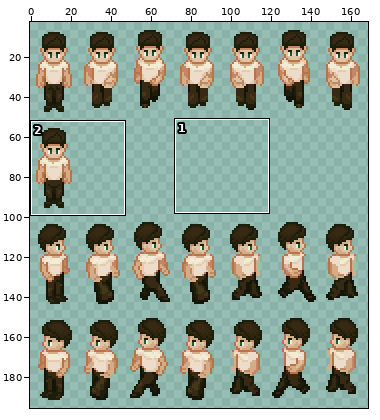
Pixel-art file: Assets/character/Main Character/character_animations.aseprite. The picture above shows the old version from afar; the outline marks the close-up.
Close-up. Earlier state:
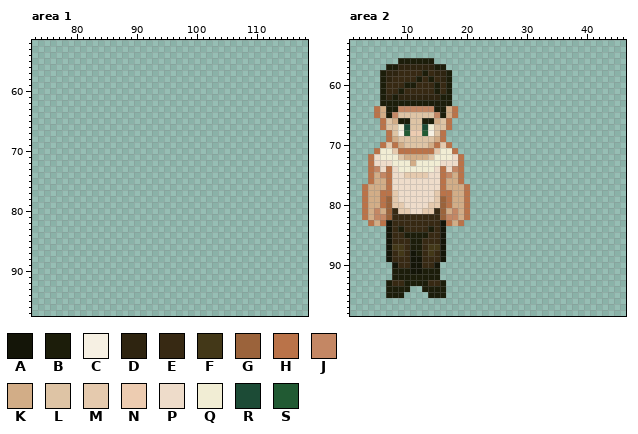
240x240 pixels, 1 frame. Colours within 5 levels of each other are drawn and written as one. Shown: area 1: x 73..118, y 52..97; area 2: x 1..46, y 53..98. The wide view leaves out empty margins. The commit also changed other parts of the picture, which this record leaves out.
Palette (. is transparent): A #141508  B #1c1d0a  C #f6f0e3  D #2e2410  E #372913  F #433818  G #9b633b  H #ba7349  J #c48764  K #d2ad87  L #dec4a5  M #e5caae  N #edccb1  P #eedcca  Q #f1edd4  R #1c4b36  S #215a33
Pixels before, area 2, first column x 3:
56 ......BBBBBB......
57 ....BBDDDDDDBB....
58 ...BDDEEEEBEDDB...
59 ...BDEEEEBEBEDB...
60 ...BEEEBBEEEBEB...
61 ...BEEBEEEEEBEB...
62 ...BDBDDDDDDDBB...
63 ...BBBBBBBBBBBB...
64 ..HKBBJJJJJJBBKH..
65 ..HKBJLLLLLLJBKH..
66 ...HLKBBLLBBKLH...
67 ...HLLQRLLRQLLH...
68 ....HLCSNNSCLH....
69 ....HKLLLLLLKH....
70 ...HMHKLLLLKHMH...
71 ..HQQMHHHHHHMQQH..
72 .HPQQQLKKKKLQQQPH.
73 .HPPPQQQKQQQQPPPH.
74 .HJPHPQQQQQQPHPJH.
75 .HKJHPPMMMMPPHJKH.
76 .HKKHPPPPPPPPHKKH.
77 HKKKHPPPPPPPPHKKKH
78 HKKHHMPPPPPPMHHKKH
79 HKKHGMPPPPPPMGHKKH
80 HKKHGMMPPPPMMGHKKH
81 HKJKGEMMPPMMEGKJKH
82 HKJJGEEEEEEEEGJJKH
83 .HKHAEEEEEEEEAHKH.
84 ....AEBEEEEBEA....
85 ....AEEBBBBEEA....
86 ....AEEEBBEEEA....
87 ....AFFEBBEFFA....
88 ....AEFEABEFEA....
89 ....AEEEAAEEEA....
90 .....AEEAAEEA.....
91 .....BBBAABBB.....
92 .....BBBBBBBB.....
93 ....BEEBBBBEEB....
94 ....BBBB..BBBB....
95 ....BBB....BBB....
After:
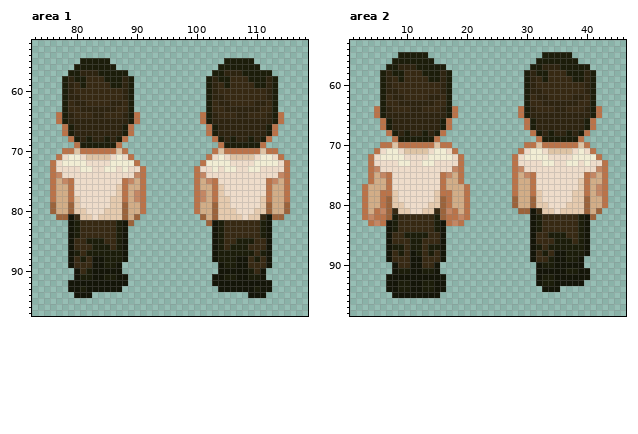
From old to new:
Changed rows in their new state; - is an unchanged pixel.
Area 1:
first column x 76:
55 -----BBBBB-------------------BBBBB------
56 ----BBBBBBB-----------------BBBBBBB-----
57 ---BBDDDBBBBB--------------BBDDDBBBBB---
58 --BDBBEEEBBBDB------------BDBBEEEBBBDB--
59 --BDEBEEEEBBDB------------BDEBEEEEBBDB--
60 --BDEEEEEEEEDB------------BDEEEEEEEEDB--
61 --BDDEEEEEEEDB------------BDDEEEEEEEDB--
62 --BEDDEEEEDDEB------------BEDDEEEEDDEB--
63 --BEEDDDDDDEEB------------BEEDDDDDDEEB--
64 -HBDEEEDDEEEDBH----------HBDEEEDDEEEDBH-
65 -HBDDDDDDDDDDBH----------HBDDDDDDDDDDBH-
66 --HBDDDDDDDDBH------------HBDDDDDDDDBH--
67 --HBDDDDDDDDBH------------HBDDDDDDDDBH--
68 ---HBDBDDBDBH--------------HBDBDDBDBH---
69 ----HBBBBBBH----------------HBBBBBBH----
70 --HHLHHHHHHLH--------------HLHHHHHHLHH--
71 -HPQQPLLLLPQPH------------HPQPLLLLPQQPH-
72 HPQQQQPPPPQQQQH----------HQQQQPPPPQQQQPH
73 HPPPPQQPPQQPQPPH--------HPPQPQQPPQQPPPPH
74 HJPPPPPPPPPPPPJH--------HJPPPPPPPPPPPPJH
75 HKJHPPPPPPPPHJKH--------HKJHPPPPPPPPHJKH
76 HKKHPPPPPPPMHKKH--------HKKHMPPPPPPPHKKH
77 HKKHPPPPPPPMHKJH--------HJKHMPPPPPPPHKKH
78 HKKHMPPPPPMMHKJH--------HJKHMMPPPPPMHKKH
79 GKKGMPPPPPMMGKKH--------HKKGMMPPPPPMGKKG
80 GKKGMMPPPMMMGKKH--------HKKGMMMPPPMMGKKG
81 -GGAEMMPMMMMGKG----------GKGMMMMPMMEAGG-
82 ---ABEEEEEEBAG------------GABEEEEEEBA---
83 ---ABEEEEEEBA--------------ABEEEEEEBA---
84 ---ABEEEEEEBA--------------ABEEEEEEBA---
85 ---AEEBBBEEBA--------------ABEEBBBEEA---
86 ---AEEEBBBEBA--------------ABEBBBEEEA---
87 ---ABEBBBBBBA--------------ABBBBBBEBA---
88 ---AEBEAABBBA--------------ABBBAAEBEA---
89 ---AEEEAABBA----------------ABBAAEEEA---
90 ----AEBAAAAA----------------AAAAABEA----
91 ----ABBAABBAA--------------AABBAABBA----
92 ---AAAAAAAAAA--------------AAAAAAAAAA---
93 ---AABAAAAAA----------------AAAAAABAA---
94 ----AAA--------------------------AAA----
Area 2:
first column x 4:
55 -----BBBBB-------------------BBBBB------
56 ----B-----------------------BBBBBBB-----
57 --------BBB----------------BBDDDBBBBB---
58 ----BB----BB--------------BDBBEEEBBBDB--
59 -----B--E--B--------------BDEBEEEEBBDB--
60 ---D--EE---ED-------------BDEEEEEEEEDB--
61 ---DDE-----ED-------------BDDEEEEEEEDB--
62 ---ED-EEEE--E-------------BEDDEEEEDDEB--
63 ---EEDDDDDDEE-------------BEEDDDDDDEEB--
64 --BDEEEDDEEEDB-----------HBDEEEDDEEEDBH-
65 --BDDDDDDDDDDB-----------HBDDDDDDDDDDBH-
66 ---BDDDDDDDDB-------------HBDDDDDDDDBH--
67 ---BDDDDDDDDB-------------HBDDDDDDDDBH--
68 ----BDBDDBDB---------------HBDBDDBDBH---
69 ---.HBBBBBBH.---------------HBBBBBBH----
70 ---HLHHHHHHLH-------------HHLHHHHHHLH---
71 --P-QPLLLLPQ-P-----------HPQQPLLLLPQPH--
72 -----QPPPPQ-------------HPQQQQPPPPQQQQH-
73 ----P--PP--P------------HPPPPQQPPQQPQPPH
74 ---P-PPPPPP-P-----------HJPPPPPPPPPPPPJH
75 ------PPPP--------------HKJHPPPPPPPPHJKH
76 ------------------------HKKHPPPPPPPMHKKH
77 ------------------------HKKHPPPPPPPMHKJH
78 ------------------------HKKHMPPPPPMMHKJH
79 ------------------------GKKGMPPPPPMMGKKH
80 ------------------------GKKGMMPPPMMMGKKH
81 -HJ----------JH----------GGAEMMPMMMMGKG-
82 JHH-B------B-HHJ-----------ABEEEEEEBAG--
83 -J--B------B--J------------ABEEEEEEBA---
84 ----BE----EB---------------ABEEEEEEBA---
85 ---------------------------AEEBBBEEBA---
86 ---------------------------AEEEBBBEBA---
87 ----BB----BB---------------ABEBBBBBBA---
88 -----B----B----------------AEBEAABBBA---
89 ---------------------------AEEBAABBA----
90 ----------------------------ABBAAAAA----
91 ----A------A----------------AAAAABBAA---
92 ---AAAAAAAAAA---------------ABBAAAAAA---
93 ---AAB-AA-BAA---------------ABBAAAAA----
94 ---AA--AA--AA----------------AAA--------
95 ---.AAAAAAAA.---------------------------
